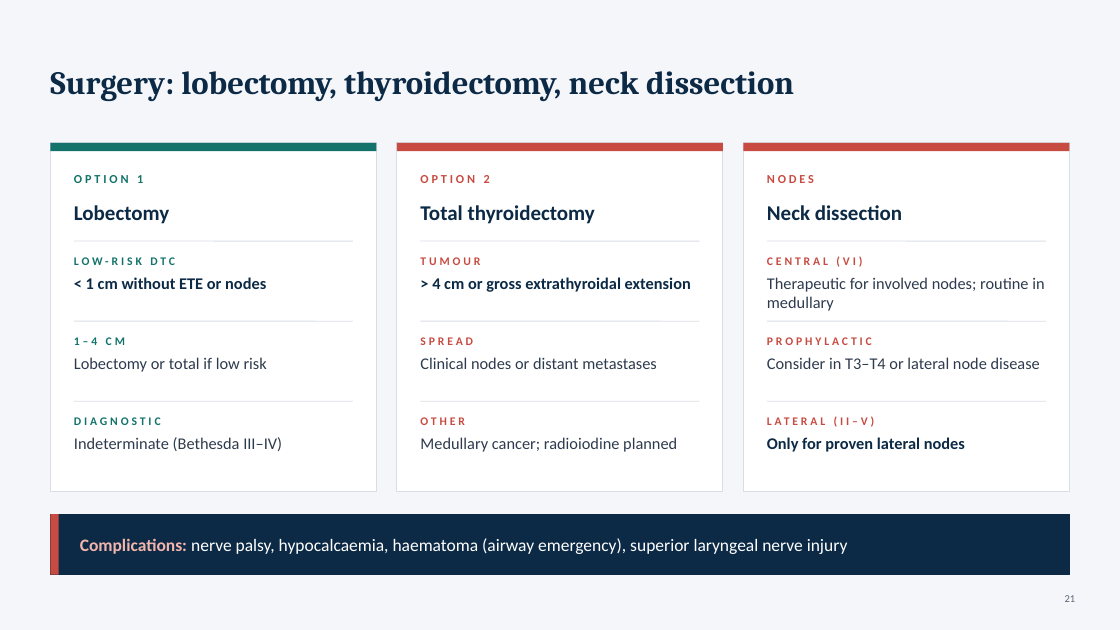
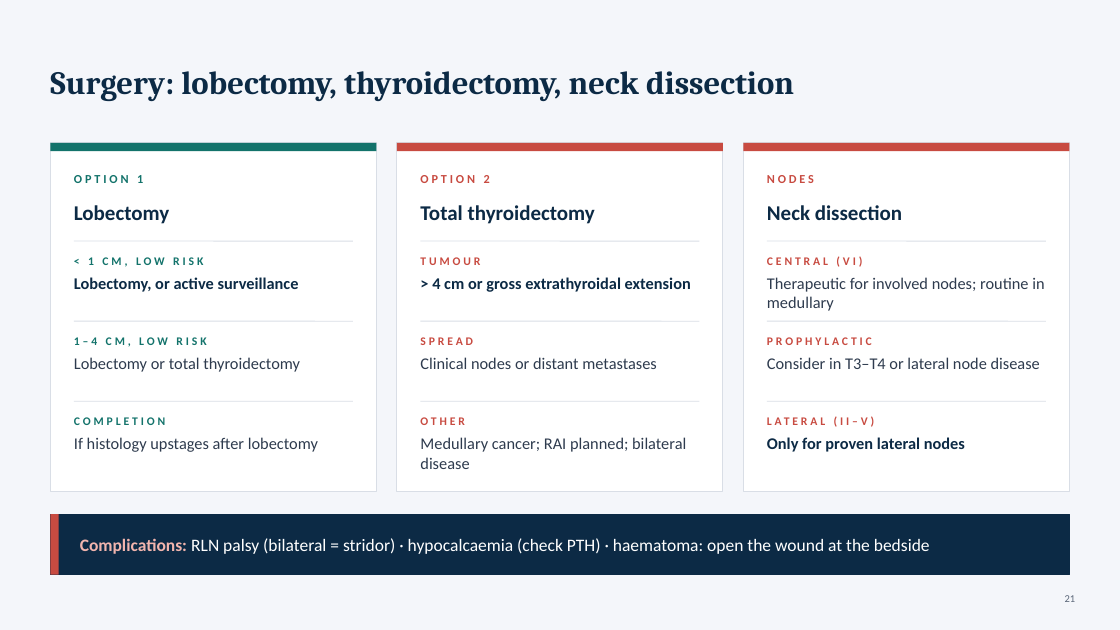
Before and after one commit to Anmo0/Claude-Code-Cloud-, a slide deck: slide 21 of thyroid-seminar/Thyroid_Tumors_Seminar.pptx. Drawn at 1120x630 pixels with LibreOffice and Linux fonts; fonts in the diff are those of the drawing. Boxes give left, top, right and bottom in pixels: in the first picture for what was removed or moved away, otherwise in the second. Text is boxed around its words. In the diff, an @@ line names an element or a change of style, - is before the commit and + after.

```diff
--- a/thyroid-seminar/Thyroid_Tumors_Seminar.pptx
+++ b/thyroid-seminar/Thyroid_Tumors_Seminar.pptx
@@ text at <box>88,257,203,267</box>: text changed @@
-LOW-RISK DTC
+< 1 CM, LOW RISK
@@ text at <box>74,277,299,292</box>: text changed @@
-< 1 cm without ETE or nodes
+Lobectomy, or active surveillance
@@ text at <box>74,337,206,347</box>: text changed @@
-1–4 CM
+1–4 CM, LOW RISK
@@ text at <box>74,357,300,372</box>: text changed @@
-Lobectomy or total if low risk
+Lobectomy or total thyroidectomy
@@ text at <box>74,417,165,425</box>: text changed @@
-DIAGNOSTIC
+COMPLETION
@@ text at <box>74,437,318,452</box>: text changed @@
-Indeterminate (Bethesda III–IV)
+If histology upstages after lobectomy
@@ text at <box>420,437,686,469</box>: text changed @@
-Medullary cancer; radioiodine planned
+Medullary cancer; RAI planned; bilateral disease
@@ text at <box>80,538,930,554</box>: text changed @@
-Complications: nerve palsy, hypocalcaemia, haematoma (airway emergency), superior laryngeal nerve injury
+Complications: RLN palsy (bilateral = stridor) · hypocalcaemia (check PTH) · haematoma: open the wound at the bedside
```
Also in this commit, not shown: 4 other slides changed, 3 other files.
